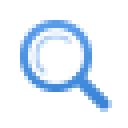
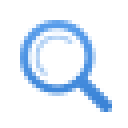
The second w=128, h=128 image is a revision of the first. Changes to its layers:
painted on "200% icon-blue@2x.png, icon-blue.png" over [20, 20, 112, 112]
